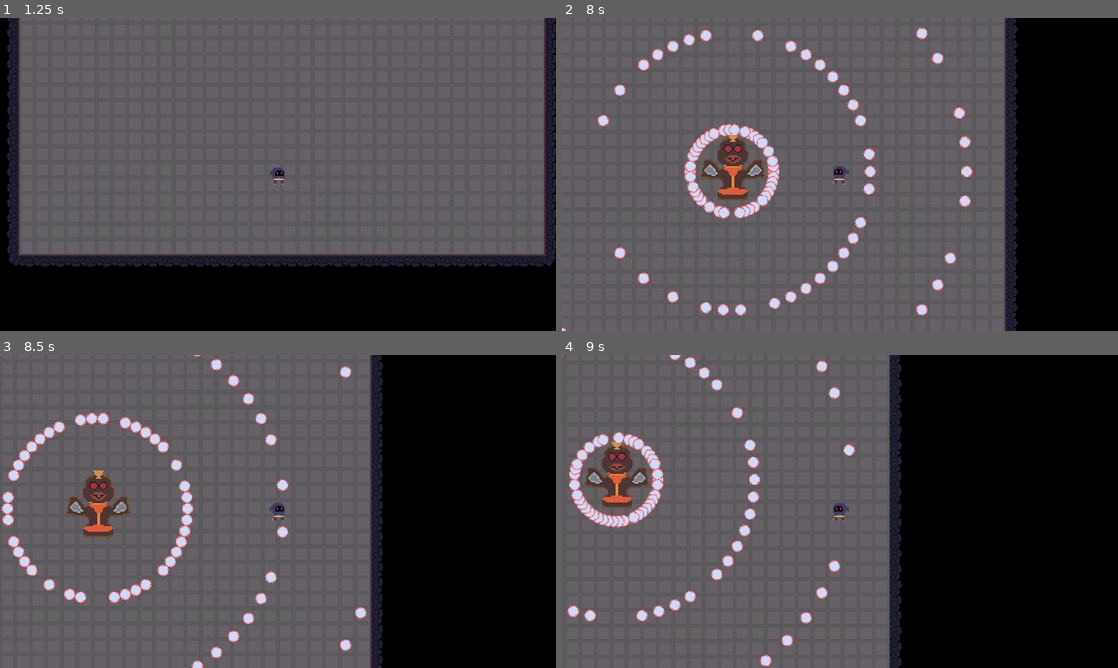
Above: before the commit, frames 1-4 (two rows, left to right).
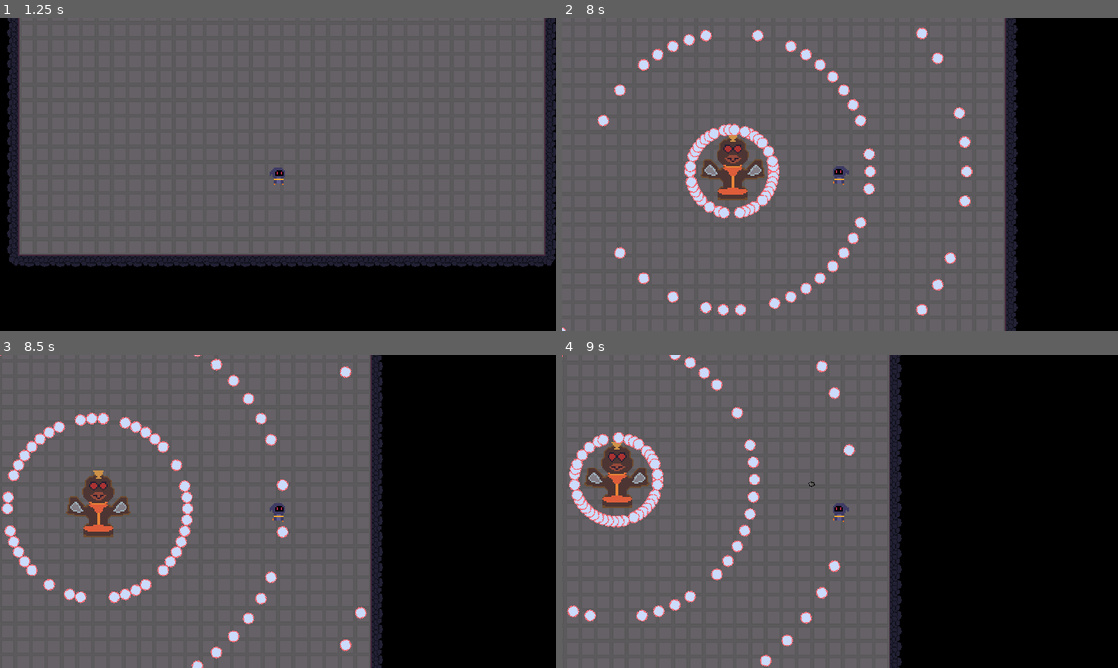
Above: after the commit, the same moments.

Repository: Arssin/Bullet_Hell_Jam
Game: Godot game, scene res://scenes/main_scene.tscn
Two runs of this game, one before a commit and one after it. Both use one fixed random seed, a clock stepped at 60 frames per second and the inputs below.
Inputs (mouse positions are in pixels of both pictures, inside the frame that each line leads up to):
- Up to frame 1 (1.25 s): click "Start" at 0.5 s
- Up to frame 2 (8 s): tap Enter at 1.25 s; move the mouse to (812, 237) at 1.27 s; hold W (move_up) 1.28-2.78 s; click (812, 237) at 1.35 s; move the mouse to (1006, 221) at 2.02 s; click (1006, 221) at 2.1 s; move the mouse to (673, 127) at 2.77 s; hold Left (move_left) 2.78-4.28 s; click (673, 127) at 2.85 s; move the mouse to (867, 174) at 3.52 s; click (867, 174) at 3.6 s; move the mouse to (756, 96) at 4.27 s; hold S (move_down) 4.28-5.03 s; click (756, 96) at 4.35 s; move the mouse to (962, 158) at 5.02 s; hold D (move_right) 5.03-5.78 s; click (962, 158) at 5.1 s; move the mouse to (728, 190) at 5.77 s; hold W (move_up) 5.78-6.53 s; click (728, 190) at 5.85 s; move the mouse to (895, 105) at 6.52 s; hold D (move_right) from 6.53 s (still down); click (895, 105) at 6.6 s; move the mouse to (812, 237) at 7.27 s; click (812, 237) at 7.35 s
- Up to frame 3 (8.5 s): keep holding D (move_right); move the mouse to (444, 558) at 8.02 s; click (444, 558) at 8.1 s
- Up to frame 4 (9 s): move the mouse to (673, 464) at 8.77 s; release D (move_right) at 8.78 s; hold S (move_down) from 8.78 s (still down); click (673, 464) at 8.85 s

Frame 1 is identical in both runs. In frame 2, less than 0.1% of the frame differs, in the area x 22-25%, y 49-55%; in frame 3, 0.1%, in the area x 0-3%, y 50-59%; in frame 4, less than 0.1%.

Commit message:
player can attack

Diff:
--- a/player/player_projectile_rock.tscn
+++ b/player/player_projectile_rock.tscn
@@ -1,14 +1,36 @@
-[gd_scene load_steps=2 format=3 uid="uid://cam84clue4rry"]
+[gd_scene load_steps=5 format=3 uid="uid://cam84clue4rry"]
 
+[ext_resource type="Script" path="res://scripts/player_projectile_rock.gd" id="1_r8283"]
 [ext_resource type="Texture2D" uid="uid://cf8fa200s7y1y" path="res://assets/rock.png" id="1_sjxdr"]
 
+[sub_resource type="CircleShape2D" id="CircleShape2D_qslmy"]
+radius = 3.0
+
+[sub_resource type="CircleShape2D" id="CircleShape2D_qnaj3"]
+radius = 3.0
+
 [node name="Player_Projectile_Rock" type="Node2D"]
+top_level = true
+script = ExtResource("1_r8283")
 
 [node name="Sprite2D" type="Sprite2D" parent="."]
 texture = ExtResource("1_sjxdr")
 
 [node name="HitBox" type="Area2D" parent="."]
+collision_layer = 16
+collision_mask = 3
+
+[node name="CollisionShape2D" type="CollisionShape2D" parent="HitBox"]
+shape = SubResource("CircleShape2D_qslmy")
 
 [node name="ImpactDetector" type="Area2D" parent="."]
+monitorable = false
+
+[node name="CollisionShape2D" type="CollisionShape2D" parent="ImpactDetector"]
+shape = SubResource("CircleShape2D_qnaj3")
 
 [node name="Timer" type="Timer" parent="."]
+wait_time = 0.7
+
+[connection signal="body_entered" from="HitBox" to="." method="_on_hit_box_body_entered"]
+[connection signal="timeout" from="Timer" to="." method="_on_timer_timeout"]
--- a/project.godot
+++ b/project.godot
@@ -60,6 +60,11 @@
 , Object(InputEventKey,"resource_local_to_scene":false,"resource_name":"","device":-1,"window_id":0,"alt_pressed":false,"shift_pressed":false,"ctrl_pressed":false,"meta_pressed":false,"pressed":false,"keycode":0,"physical_keycode":4194322,"key_label":0,"unicode":0,"echo":false,"script":null)
 ]
 }
+attack={
+"deadzone": 0.5,
+"events": [Object(InputEventMouseButton,"resource_local_to_scene":false,"resource_name":"","device":-1,"window_id":0,"alt_pressed":false,"shift_pressed":false,"ctrl_pressed":false,"meta_pressed":false,"button_mask":0,"position":Vector2(0, 0),"global_position":Vector2(0, 0),"factor":1.0,"button_index":1,"canceled":false,"pressed":false,"double_click":false,"script":null)
+]
+}
 
 [layer_names]
 
--- a/scenes/player.gd
+++ b/scenes/player.gd
@@ -3,6 +3,10 @@
 @onready var animation_player: AnimationPlayer = $AnimationPlayer
 @onready var sprite_2d: Sprite2D = $Sprite2D
 
+var rock := preload("res://player/player_projectile_rock.tscn")
+
+
+var player_can_attack = true
 
 @export var player_speed = 30
 
@@ -27,9 +31,27 @@
 func _input(event: InputEvent) -> void:
 	var input_direction = Input.get_vector("move_left","move_right","move_up", "move_down")
 
+	if Input.is_action_just_pressed("attack") && player_can_attack:
+		shoot(rock)
+		$PlayerAttack.start()
+		player_can_attack = false
+
 	if input_direction:
 		animation_player.play("Run")
 		velocity = input_direction * player_speed
 	else:
 		animation_player.play("Idle")
 		velocity = input_direction * 0
+
+
+
+func shoot(projectile):
+	var bullet = projectile.instantiate()
+	bullet.position = $".".global_position
+	bullet.direction = global_position.direction_to(get_global_mouse_position())
+	add_child(bullet)
+
+
+func _on_player_attack_timeout() -> void:
+	$PlayerAttack.stop()
+	player_can_attack = true
--- a/scenes/player.tscn
+++ b/scenes/player.tscn
@@ -86,3 +86,10 @@
 
 [node name="Camera2D" type="Camera2D" parent="."]
 zoom = Vector2(2, 2)
+
+[node name="WeaponMarker" type="Marker2D" parent="."]
+position = Vector2(6, -5.33333)
+
+[node name="PlayerAttack" type="Timer" parent="."]
+
+[connection signal="timeout" from="PlayerAttack" to="." method="_on_player_attack_timeout"]
--- /dev/null
+++ b/scripts/player_projectile_rock.gd
@@ -0,0 +1,28 @@
+extends Node2D
+
+class_name Projectile
+
+@export var speed := 230.0
+
+var direction := Vector2.ZERO
+
+@onready var timer = $Timer
+@onready var hitbox = $HitBox
+@onready var sprite = $Sprite2D
+@onready var impact_detector = $ImpactDetector
+
+func _ready() -> void:
+	timer.start()
+	look_at(position + direction)
+
+func _physics_process(delta: float) -> void:
+	position += direction * speed * delta
+
+
+func _on_timer_timeout() -> void:
+	queue_free()
+
+
+
+func _on_hit_box_body_entered(body: Node2D) -> void:
+	queue_free()
